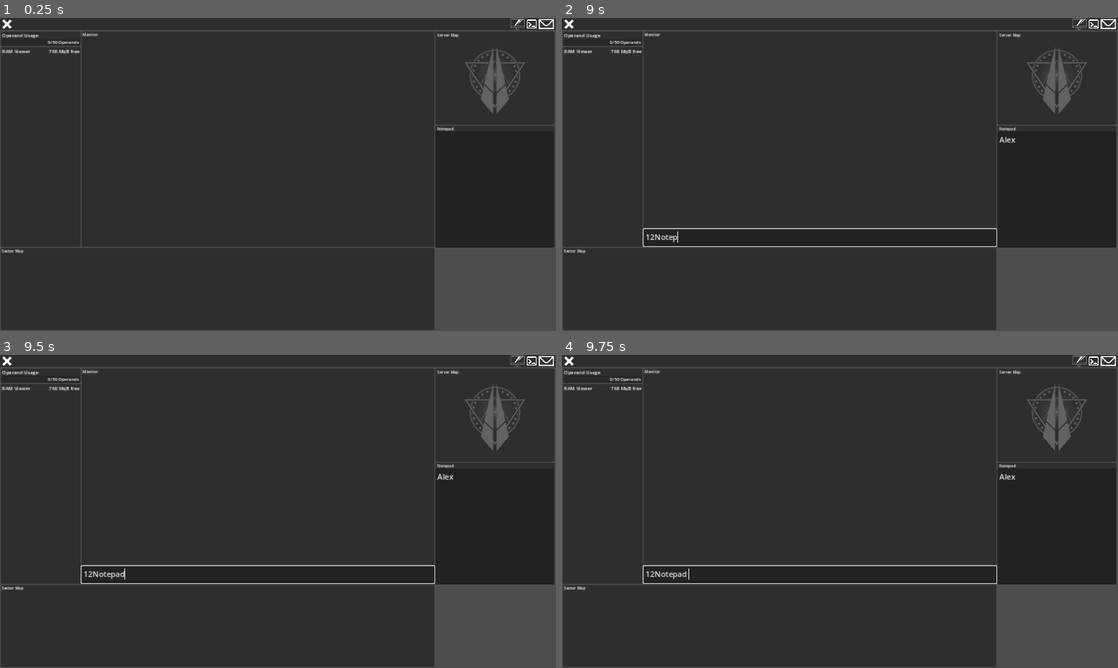
Above: before the commit, frames 1-4 (two rows, left to right).
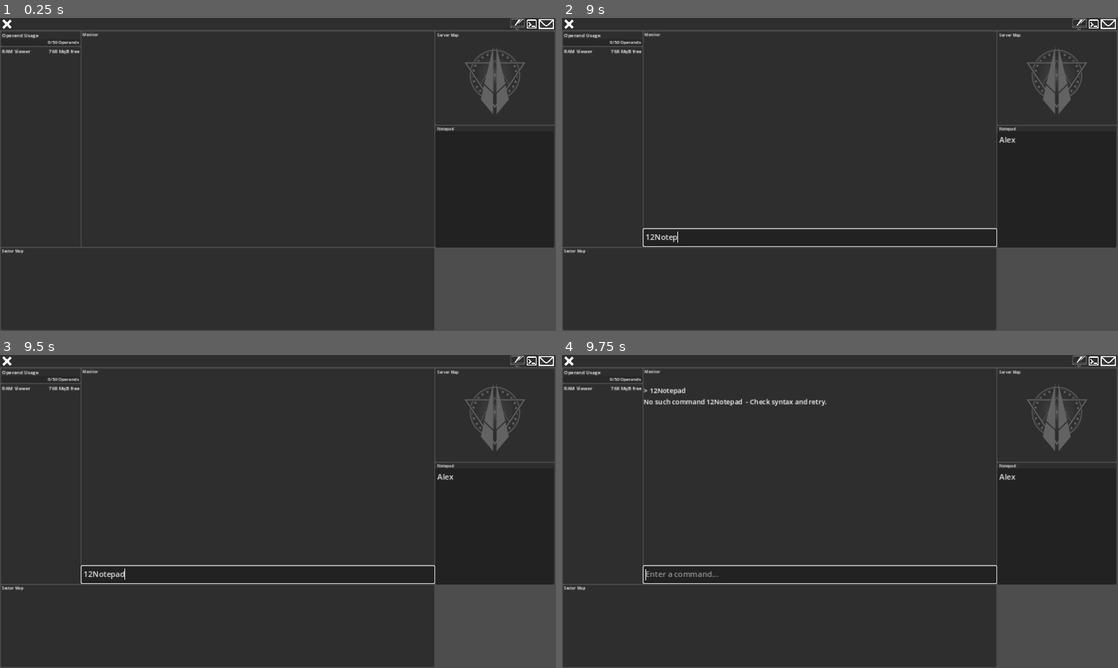
Above: after the commit, the same moments.

Repository: pivinx1/canon
Game: Godot game, scene res://scenes/game.tscn
Same seed, same stepped clock (60 frames per second), same inputs: the game is played once before the commit and once after it.
Inputs (mouse positions are in pixels of both pictures, inside the frame that each line leads up to):
- Up to frame 1 (0.25 s): no input
- Up to frame 2 (9 s): click (1056, 190) at 0.52 s; type "Alex" at 0.6 s; click (1095, 24) at 1.25 s; click (817, 237) at 2.02 s; type "12" at 2.1 s; click (1079, 24) at 2.75 s; click (1106, 24) at 3.5 s; click (1106, 24) at 4.25 s; click (1095, 24) at 5 s; click (1106, 24) at 5.75 s; click (1095, 24) at 6.5 s; tap Enter at 7.25 s; hold Enter 7.28-8 s; click (817, 237) at 8.02 s; type "12" at 8.1 s; type "Notepad" at 8.75 s
- Up to frame 3 (9.5 s): no input
- Up to frame 4 (9.75 s): tap Space at 9.5 s; tap Enter at 9.6 s

Frames 1-3 are identical in both runs. In frame 4, 0.6% of the frame differs, in the area x 14-48%, y 10-72%.
Error before the commit: Parse Error: Too few arguments for "generateAgent()" call. Expected at least 2 but received 1. (res://scripts/terminal/terminal.gd:20)

Commit message:
first command and connection fields

Diff:
--- a/autoLoads/globaldata.gd
+++ b/autoLoads/globaldata.gd
@@ -43,9 +43,11 @@
 	var agentMacArray: Array[String] = ["", "", "", "", "", ""]
 	var fullAgentNamePlaceholder = "{sector}_{type}_{id}"
 	var agentId: String
-	for octet in agentMacArray:
+	for octet in agentMacArray.size():
 		for i in 2:
-			octet += macAddressArray[rng.randi_range(0, 15)]
+			agentMacArray[octet] += macAddressArray[rng.randi_range(0, 15)]
+			print(octet)
+	print(agentMacArray)
 	var agentMacAddress: String = "%s:%s:%s:%s:%s:%s"
 	agentMacAddress = agentMacAddress % [agentMacArray[0], agentMacArray[1], agentMacArray[2], agentMacArray[3], agentMacArray[4], agentMacArray[5]]
 	for i in 6:
--- a/prefab/connection.tscn
+++ b/prefab/connection.tscn
@@ -1,11 +1,12 @@
-[gd_scene load_steps=3 format=3 uid="uid://fumm2m33gxge"]
+[gd_scene load_steps=4 format=3 uid="uid://fumm2m33gxge"]
 
 [ext_resource type="Texture2D" uid="uid://c0se5epayojov" path="res://textures/agentIcons/placeholder.png" id="1_fec58"]
+[ext_resource type="Script" path="res://scripts/connection/connection.gd" id="1_yoqkt"]
 
 [sub_resource type="LabelSettings" id="LabelSettings_3uige"]
 font_size = 20
 
-[node name="Connection" type="Control"]
+[node name="Connection" type="Control" node_paths=PackedStringArray("addressField", "hostnameField")]
 layout_mode = 3
 anchors_preset = 15
 anchor_right = 1.0
@@ -14,6 +15,9 @@
 offset_bottom = -214.0
 grow_horizontal = 2
 grow_vertical = 2
+script = ExtResource("1_yoqkt")
+addressField = NodePath("AgentAddress")
+hostnameField = NodePath("AgentHostname")
 
 [node name="AgentIcon" type="TextureRect" parent="."]
 layout_mode = 0
@@ -34,7 +38,7 @@
 text = "Connected To:"
 vertical_alignment = 1
 
-[node name="ConnectedLabel2" type="Label" parent="."]
+[node name="AgentAddress" type="Label" parent="."]
 layout_mode = 0
 offset_left = 256.0
 offset_top = 68.0
--- /dev/null
+++ b/scripts/connection/connection.gd
@@ -0,0 +1,12 @@
+extends Control
+
+var connectionDetails: Dictionary
+
+@export var addressField: Label
+@export var hostnameField: Label
+
+# Called when the node enters the scene tree for the first time.
+func _ready():
+	connectionDetails = globaldata.connectionDict
+	addressField.text = connectionDetails["address"]
+	hostnameField.text = connectionDetails["hostname"]
--- a/scripts/terminal/terminal.gd
+++ b/scripts/terminal/terminal.gd
@@ -9,14 +9,20 @@
 
 func _input(event):
 	if Input.is_key_pressed(KEY_ENTER):
-		var command: String = "\n> " + entry_field.text
-		echo_box.text += command
+		var command: String = "> " + entry_field.text
+		echo(command)
 		handleCommand(entry_field.text)
 		entry_field.text = ""
+
+func echo(str: String):
+	echo_box.text += str("\n" + str)
 
 func handleCommand(command: String):
 	match command:
 		"roundup":
-			globaldata.generateAgent(globaldata.currentSector)
+			var agentArray: Array = globaldata.generateAgent(globaldata.currentSector, "generic")
+			globaldata.connectionDict["hostname"] = agentArray[0]
+			globaldata.connectionDict["address"] = agentArray[1]
+			echo("Found Agent " + agentArray[0] + " with address " + agentArray[1])
 		_:
-			pass
+			echo("No such command " + command + " - Check syntax and retry.")
